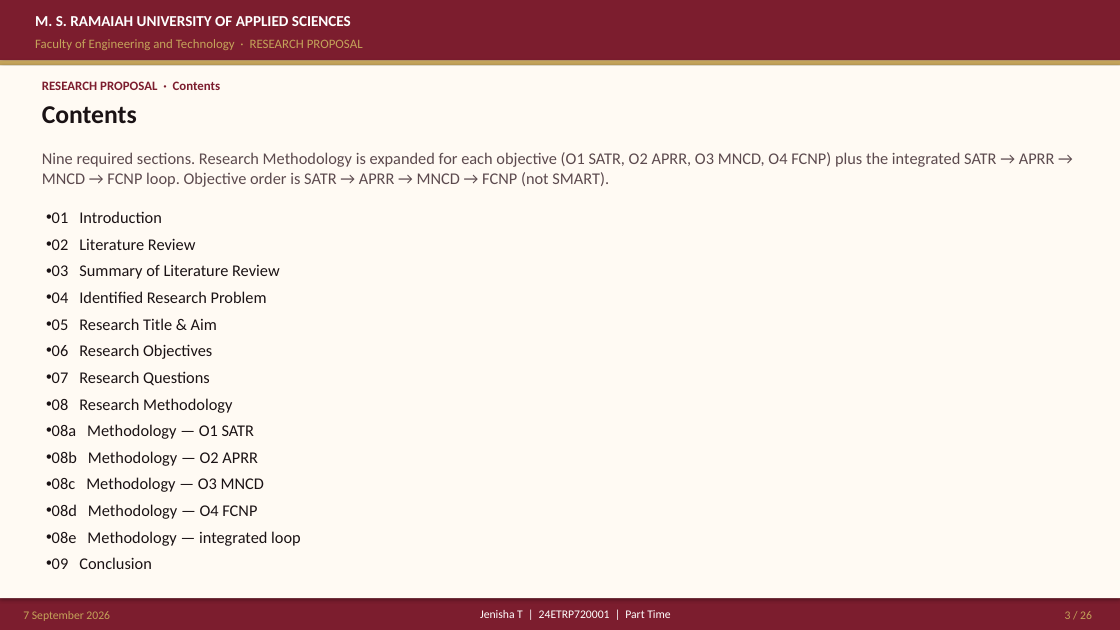
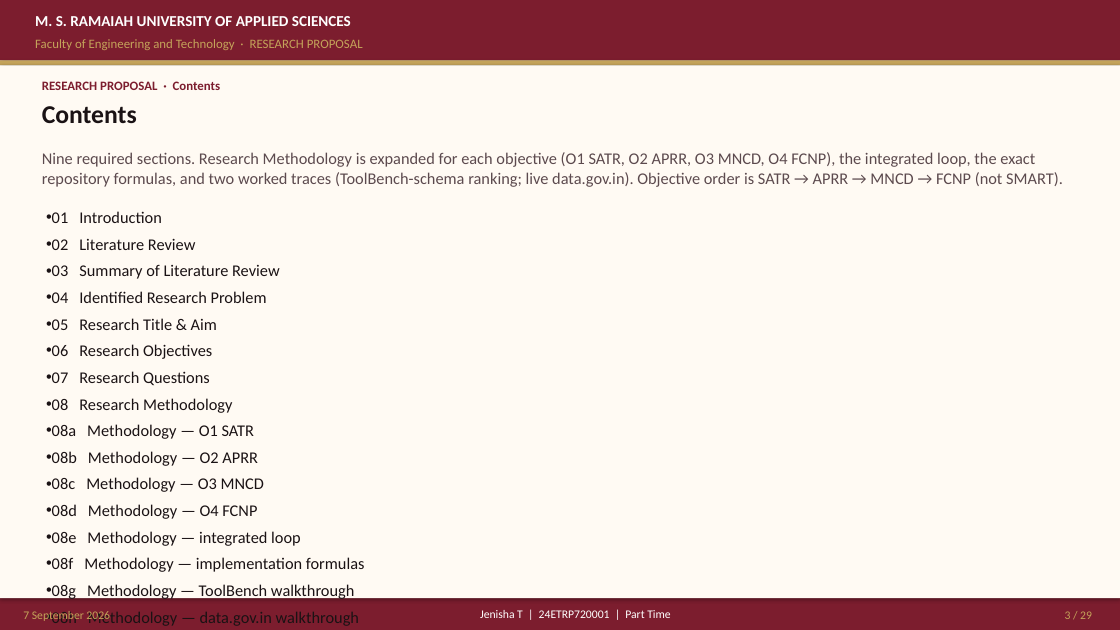
Before and after one commit to joyjeni/phd-agentic-ai-master, a slide deck: slide 3 of docs/slides/ACRS_PhD_Proposal_JenishaT_24ETRP720001.pptx. Drawn at 1120x630 pixels with LibreOffice and Linux fonts; fonts in the diff are those of the drawing. Boxes give left, top, right and bottom in pixels: in the first picture for what was removed or moved away, otherwise in the second. Text is boxed around its words. In the diff, an @@ line names an element or a change of style, - is before the commit and + after.

Commit message:
Add exact ACRS formulas and ToolBench / AGMARKNET pipeline walkthroughs.
SATR, APRR, MNCD, and FCNP equations as implemented, plus two full
SATR→APRR→MNCD→FCNP traces on a ToolBench-schema soil tool and live
data.gov.in mandi prices. FET slides 08f–08h; laboratory /walkthrough.

```diff
--- a/docs/slides/ACRS_PhD_Proposal_JenishaT_24ETRP720001.pptx
+++ b/docs/slides/ACRS_PhD_Proposal_JenishaT_24ETRP720001.pptx
@@ text at [42, 152, 1063, 187]: text changed @@
-Nine required sections. Research Methodology is expanded for each objective (O1 SATR, O2 APRR, O3 MNCD, O4 FCNP) plus the integrated SATR → APRR → MNCD → FCNP loop. Objective order is SATR → APRR → MNCD → FCNP (not SMART).
+Nine required sections. Research Methodology is expanded for each objective (O1 SATR, O2 APRR, O3 MNCD, O4 FCNP), the integrated loop, the exact repository formulas, and two worked traces (ToolBench-schema ranking; live data.gov.in). Objective order is SATR → APRR → MNCD → FCNP (not SMART).
@@ text at [52, 557, 365, 626]: paragraphs added @@
+• 08f Methodology — implementation formulas
+• 08g Methodology — ToolBench walkthrough
+• 08h Methodology — data.gov.in walkthrough
```
Also in this commit, not shown: 1 other slide changed, 3 slides added, 49 other files.
